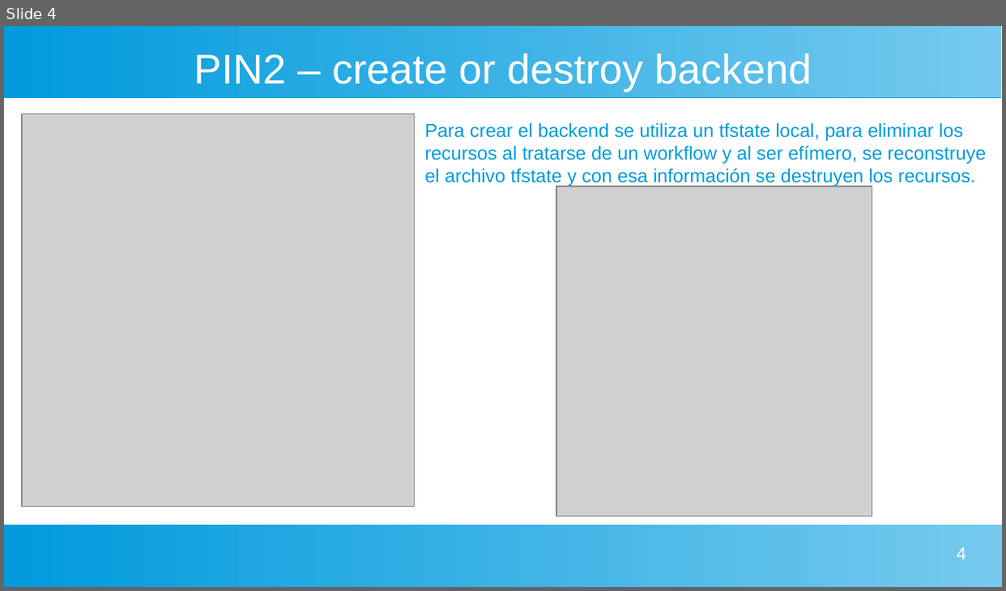
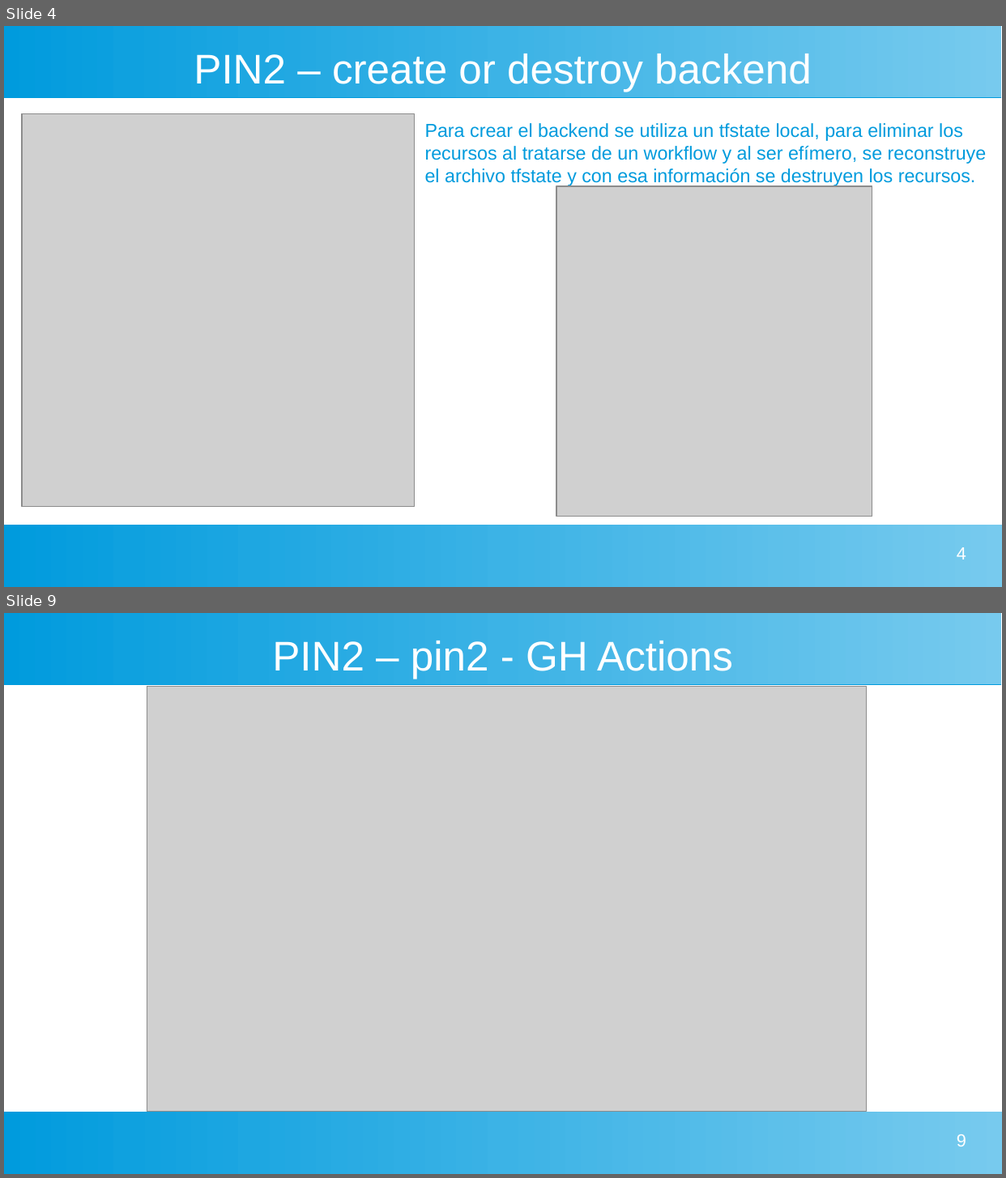
Before and after one commit to MauroPereira/PIN2_public, a slide deck: doc_files/PIN2_presentacion.odp. Shown one above the other, each under a label of ours: slide 4 before the commit, slides 4 and 9 after it; the slides between them are not shown. The pictures are 1006x591 and 1006x1178 pixels, drawn with LibreOffice and Linux fonts; fonts in the diff are those of the drawing; grey boxes stand for pictures. Boxes give left, top, right and bottom in pixels: in the first picture for what was removed or moved away, otherwise in the second. Text is boxed around its words. In the diff, an @@ line names an element or a change of style, - is before the commit and + after.

```diff
--- a/doc_files/PIN2_presentacion.odp
+++ b/doc_files/PIN2_presentacion.odp
@@ slide 9 added at (x1=4, y1=613, x2=1002, y2=1174), background #FFFFFF; not listed: 2 template elements that a slide beside it also shows @@
@@ title added at (x1=272, y1=641, x2=733, y2=679), 33 pt, text #FFFFFF @@
+PIN2 – pin2 - GH Actions
@@ picture added at (x1=147, y1=687, x2=867, y2=1112) @@
@@ page number added at (x1=957, y1=1135, x2=966, y2=1147), 14 pt, text #FFFFFF @@
+9
```
Also in this commit, not shown: 1 slide changed, 6 other slides added, 1 slide removed, 10 other files.
